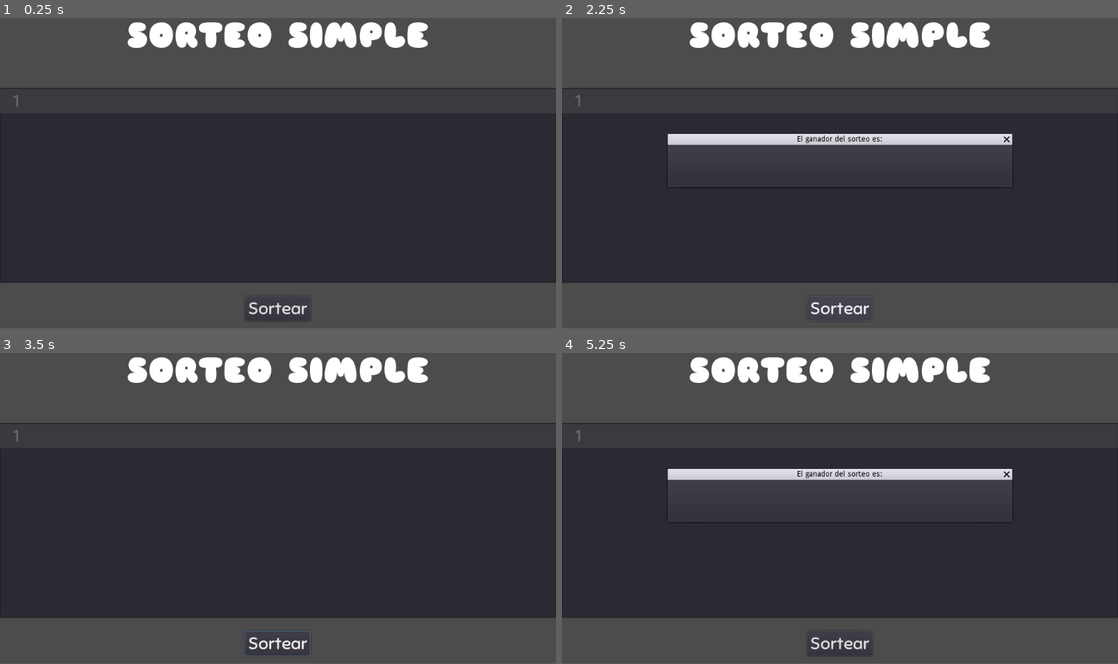
Above: before the commit, frames 1-4 (two rows, left to right).
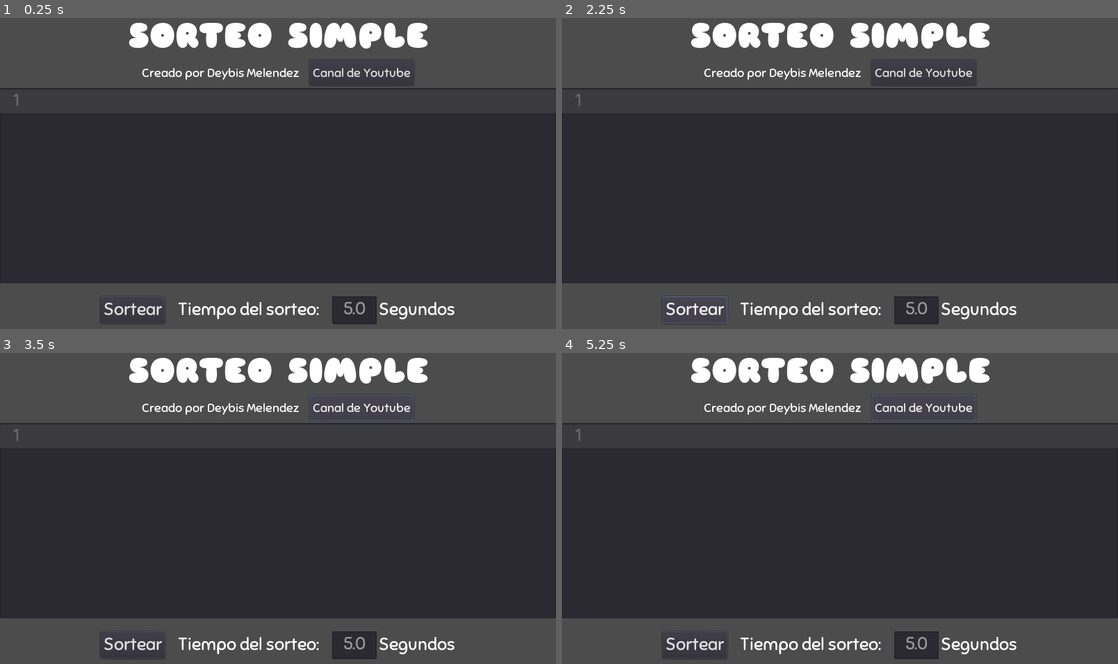
Above: after the commit, the same moments.

Repository: DeybisMelendez/sorteo-simple
Game: Godot game, scene res://sorteo.tscn
Same seed, same stepped clock (60 frames per second), same inputs: the game is played once before the commit and once after it.
Inputs (mouse positions are in pixels of both pictures, inside the frame that each line leads up to):
- Up to frame 1 (0.25 s): no input
- Up to frame 2 (2.25 s): click "Sortear" at 0.5 s; click (923, 73) at 1.25 s, where only the run after the commit has a clickable "Canal de Youtube"; click "Sortear" at 2 s
- Up to frame 3 (3.5 s): click (361, 408) at 2.75 s, where only the run after the commit has a clickable "Canal de Youtube"
- Up to frame 4 (5.25 s): click "Sortear" at 3.5 s; click (923, 408) at 4.25 s, where only the run after the commit has a clickable "Canal de Youtube"; tap Enter at 5 s
In our replay, the window is 800x468 before the commit and 800x469 after it. These sizes can differ from the game's own. Grey fills any space a smaller window leaves; there, only what the larger window draws over its background counts as a difference.

The runs differ from the first frame. In frame 1, 2.8% of the frame differs, in the area x 0-100%, y 1-99%; in frame 2, 5.1%; in frame 3, 2.9%; in frame 4, 5.1%.

Commit message:
Nueva version

Diff:
--- a/project.godot
+++ b/project.godot
@@ -19,6 +19,16 @@
 run/main_scene="res://sorteo.tscn"
 config/icon="res://icon.png"
 
+[debug]
+
+gdscript/warnings/treat_warnings_as_errors=true
+gdscript/completion/autocomplete_setters_and_getters=true
+
+[display]
+
+window/stretch/mode="2d"
+window/stretch/aspect="expand"
+
 [rendering]
 
 environment/default_environment="res://default_env.tres"
--- a/sorteo.gd
+++ b/sorteo.gd
@@ -1,11 +1,42 @@
 extends Control
+var time = 5.0
+var text = ""
+var winner = 0
+func _ready():
+	if not $body/bottom/raffle.connect("button_up", self, "on_raffle_pressed"):
+		print("raffle button is connected to on_raffle_pressed")
+	if not $Timer.connect("timeout", self, "on_timeout"):
+		print("TImer  is connected to on_timeout")
+	if not $WindowDialog.connect("popup_hide", self, "on_window_closed"):
+		print("Window Dialog is connected to on_window_closed")
+	if not $body/margin/youtube.connect("button_up", self, "on_youtube_pressed"):
+		print("youtube is connected to on_youtube_pressed")
 
-func _on_Button_button_up():
-	separar_nombres($VBoxContainer/TextEdit.get_text())
+func on_raffle_pressed():
+	text = $body/list.get_text().split("\n", true)
+	if text.size() < 2:
+		return
+	$WindowDialog.popup()
+	if $body/bottom/time_edit.get_text() != "" or float($body/bottom/time_edit.get_text()) > 0:
+		time = float($body/bottom/time_edit.get_text())
+	else:
+		time = 5.0
+	randomize()
+	$Timer.start()
 
-func separar_nombres(texto):
-	randomize()
-	var nombres = texto.split("\n", true)
-	var ganador = randi()% nombres.size() - 1
-	$WindowDialog/ganador.set_text(nombres[ganador])
-	$WindowDialog.popup()
+func on_window_closed():
+	$Timer.stop()
+
+func on_timeout():
+	$ding.play()
+	time -= 0.3
+	winner = randi()% text.size() - 1
+	$WindowDialog/winner.set_text(text[winner])
+	if time > 0:
+		$Timer.start()
+	else:
+		$winner.play()
+
+func on_youtube_pressed():
+	if not OS.shell_open("https://www.youtube.com/c/deybismelendez"):
+		print("Youtube link is opened")
--- a/sorteo.tscn
+++ b/sorteo.tscn
@@ -1,35 +1,53 @@
-[gd_scene load_steps=8 format=2]
+[gd_scene load_steps=14 format=2]
 
 [ext_resource path="res://sorteo.gd" type="Script" id=1]
 [ext_resource path="res://Sniglet-ExtraBold.ttf" type="DynamicFontData" id=2]
 [ext_resource path="res://Sniglet-Regular.ttf" type="DynamicFontData" id=3]
+[ext_resource path="res://ding.wav" type="AudioStream" id=4]
+[ext_resource path="res://winner.wav" type="AudioStream" id=5]
 
 [sub_resource type="DynamicFont" id=1]
 size = 64
 font_data = ExtResource( 2 )
 
 [sub_resource type="DynamicFont" id=2]
-size = 32
+size = 24
 font_data = ExtResource( 3 )
 
 [sub_resource type="DynamicFont" id=3]
-size = 32
+size = 24
 font_data = ExtResource( 3 )
 
 [sub_resource type="DynamicFont" id=4]
 size = 32
 font_data = ExtResource( 3 )
 
-[node name="sorteo" type="Control"]
+[sub_resource type="DynamicFont" id=5]
+size = 32
+font_data = ExtResource( 3 )
+
+[sub_resource type="DynamicFont" id=6]
+size = 32
+font_data = ExtResource( 3 )
+
+[sub_resource type="DynamicFont" id=7]
+size = 32
+font_data = ExtResource( 3 )
+
+[sub_resource type="DynamicFont" id=8]
+size = 32
+font_data = ExtResource( 3 )
+
+[node name="raffle" type="Control"]
 anchor_right = 1.0
 anchor_bottom = 1.0
 script = ExtResource( 1 )
 
-[node name="VBoxContainer" type="VBoxContainer" parent="."]
+[node name="body" type="VBoxContainer" parent="."]
 anchor_right = 1.0
 anchor_bottom = 1.0
 
-[node name="Label" type="Label" parent="VBoxContainer"]
+[node name="title" type="Label" parent="body"]
 margin_right = 1024.0
 margin_bottom = 100.0
 rect_min_size = Vector2( 0, 100 )
@@ -38,40 +56,82 @@
 align = 1
 valign = 2
 
-[node name="MarginContainer" type="MarginContainer" parent="VBoxContainer"]
+[node name="margin" type="HBoxContainer" parent="body"]
 margin_top = 104.0
 margin_right = 1024.0
 margin_bottom = 152.0
 rect_min_size = Vector2( 0, 48 )
+alignment = 1
 
-[node name="TextEdit" type="TextEdit" parent="VBoxContainer"]
+[node name="deybis" type="Label" parent="body/margin"]
+margin_left = 252.0
+margin_top = 9.0
+margin_right = 567.0
+margin_bottom = 39.0
+custom_fonts/font = SubResource( 2 )
+text = "Creado por Deybis Melendez   "
+
+[node name="youtube" type="Button" parent="body/margin"]
+margin_left = 571.0
+margin_right = 771.0
+margin_bottom = 48.0
+custom_fonts/font = SubResource( 3 )
+text = "Canal de Youtube"
+
+[node name="list" type="TextEdit" parent="body"]
 margin_top = 156.0
 margin_right = 1024.0
 margin_bottom = 516.0
 rect_min_size = Vector2( 0, 360 )
-custom_fonts/font = SubResource( 2 )
+custom_fonts/font = SubResource( 4 )
 highlight_current_line = true
 show_line_numbers = true
 breakpoint_gutter = true
 
-[node name="MarginContainer2" type="MarginContainer" parent="VBoxContainer"]
+[node name="margin2" type="MarginContainer" parent="body"]
 margin_top = 520.0
 margin_right = 1024.0
 margin_bottom = 536.0
 rect_min_size = Vector2( 0, 16 )
 
-[node name="HBoxContainer" type="HBoxContainer" parent="VBoxContainer"]
+[node name="bottom" type="HBoxContainer" parent="body"]
 margin_top = 540.0
 margin_right = 1024.0
-margin_bottom = 587.0
+margin_bottom = 591.0
 alignment = 1
 
-[node name="Button" type="Button" parent="VBoxContainer/HBoxContainer"]
-margin_left = 451.0
-margin_right = 572.0
-margin_bottom = 47.0
-custom_fonts/font = SubResource( 3 )
+[node name="raffle" type="Button" parent="body/bottom"]
+margin_left = 178.0
+margin_right = 299.0
+margin_bottom = 51.0
+custom_fonts/font = SubResource( 5 )
 text = "Sortear"
+
+[node name="tiempo" type="Label" parent="body/bottom"]
+margin_left = 303.0
+margin_top = 5.0
+margin_right = 603.0
+margin_bottom = 46.0
+rect_min_size = Vector2( 300, 0 )
+custom_fonts/font = SubResource( 6 )
+text = "Tiempo del sorteo:"
+align = 1
+
+[node name="time_edit" type="LineEdit" parent="body/bottom"]
+margin_left = 607.0
+margin_right = 701.0
+margin_bottom = 51.0
+custom_fonts/font = SubResource( 7 )
+align = 1
+placeholder_text = "5.0"
+
+[node name="segundos" type="Label" parent="body/bottom"]
+margin_left = 705.0
+margin_top = 5.0
+margin_right = 845.0
+margin_bottom = 46.0
+custom_fonts/font = SubResource( 6 )
+text = "Segundos"
 
 [node name="WindowDialog" type="WindowDialog" parent="."]
 visible = true
@@ -85,12 +145,19 @@
 margin_bottom = 39.0
 window_title = "El ganador del sorteo es:"
 
-[node name="ganador" type="Label" parent="WindowDialog"]
+[node name="winner" type="Label" parent="WindowDialog"]
 anchor_right = 1.0
 anchor_bottom = 1.0
-custom_fonts/font = SubResource( 4 )
-text = "Nombre del ganador"
+custom_fonts/font = SubResource( 8 )
 align = 1
 valign = 1
 
-[connection signal="button_up" from="VBoxContainer/HBoxContainer/Button" to="." method="_on_Button_button_up"]
+[node name="Timer" type="Timer" parent="."]
+wait_time = 0.3
+one_shot = true
+
+[node name="ding" type="AudioStreamPlayer" parent="."]
+stream = ExtResource( 4 )
+
+[node name="winner" type="AudioStreamPlayer" parent="."]
+stream = ExtResource( 5 )
Not shown, added: winner.wav.import
Not shown, added: ding.wav
Not shown, added: winner.wav
